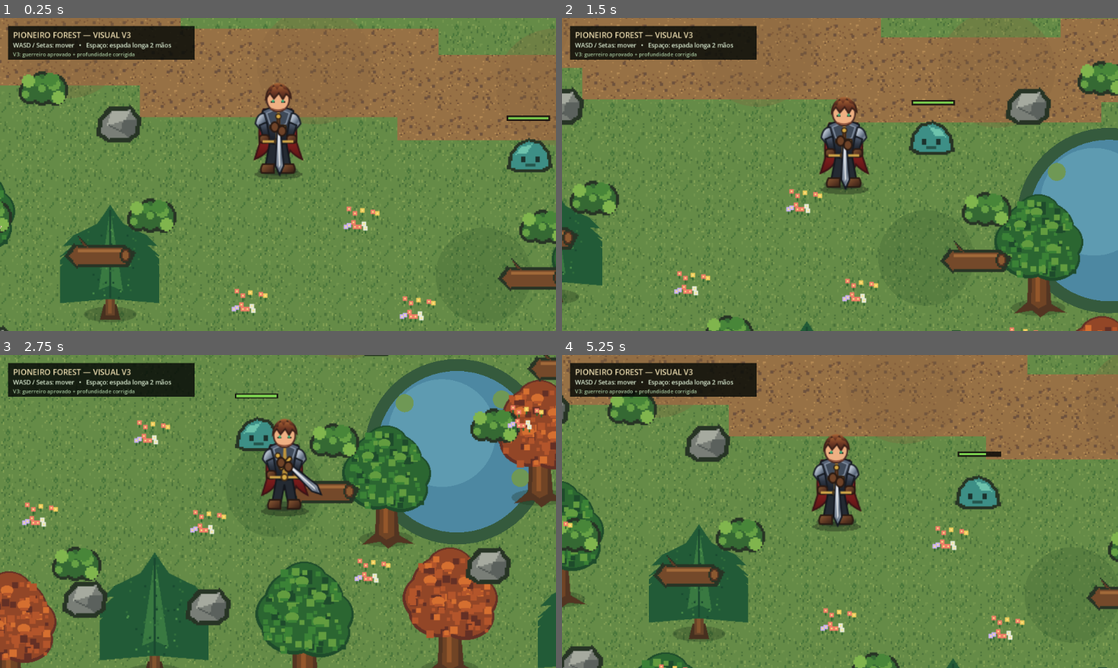
Above: before the commit, frames 1-4 (two rows, left to right).
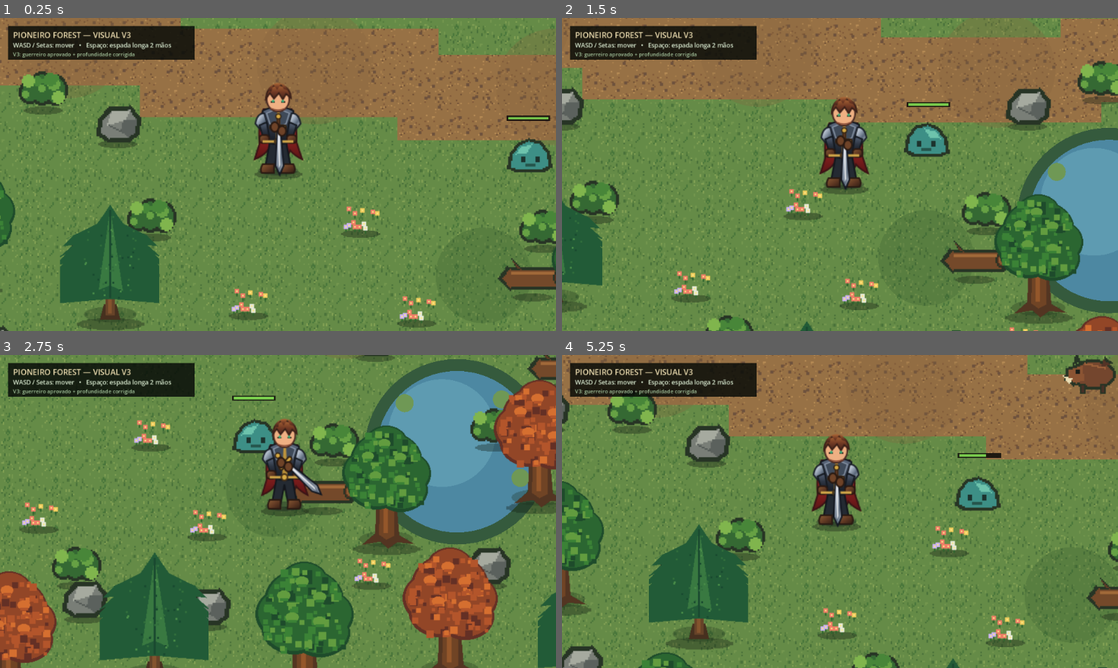
Above: after the commit, the same moments.

Repository: PIONEIRO/PioneiroForestPrototype
Game: Godot game, scene res://scenes/forest_test.tscn
Two runs of this game, one before a commit and one after it. Both use one fixed random seed, a clock stepped at 60 frames per second and the inputs below.
Inputs:
- Up to frame 1 (0.25 s): no input
- Up to frame 2 (1.5 s): hold Right (ui_right) 0.53-1.28 s; tap Space at 0.77 s; hold Down (ui_down) from 1.28 s (still down)
- Up to frame 3 (2.75 s): tap Space at 1.52 s; release Down (ui_down) at 2.03 s; hold Right (ui_right) from 2.03 s (still down)
- Up to frame 4 (5.25 s): release Right (ui_right) at 2.78 s; hold Up (ui_up) 2.78-3.53 s; tap Space at 3.02, 3.77, 4.52 s; hold Left (ui_left) 3.53-5.03 s; hold Down (ui_down) from 5.03 s (still down)

The runs differ from the first frame. In frame 1, 2.2% of the frame differs, in the area x 0-100%, y 28-100%; in frame 2, 2.5%; in frame 3, 3.4%; in frame 4, 3.7%, in the area x 0-100%, y 0-100%.

Commit message:
fix: keep forest depth inside Godot z-index range

Diff:
--- a/scripts/forest_test.gd
+++ b/scripts/forest_test.gd
@@ -2,7 +2,7 @@
 
 const PlayerScript = preload("res://scripts/player.gd")
 const MonsterScript = preload("res://scripts/forest_monster.gd")
-const DEPTH_BASE := 6000
+const DEPTH_BASE := 2048
 
 const GRASS_TEXTURE := preload("res://assets/art_v2/grass_tile.png")
 const DIRT_TEXTURE := preload("res://assets/art_v2/dirt_tile.png")
